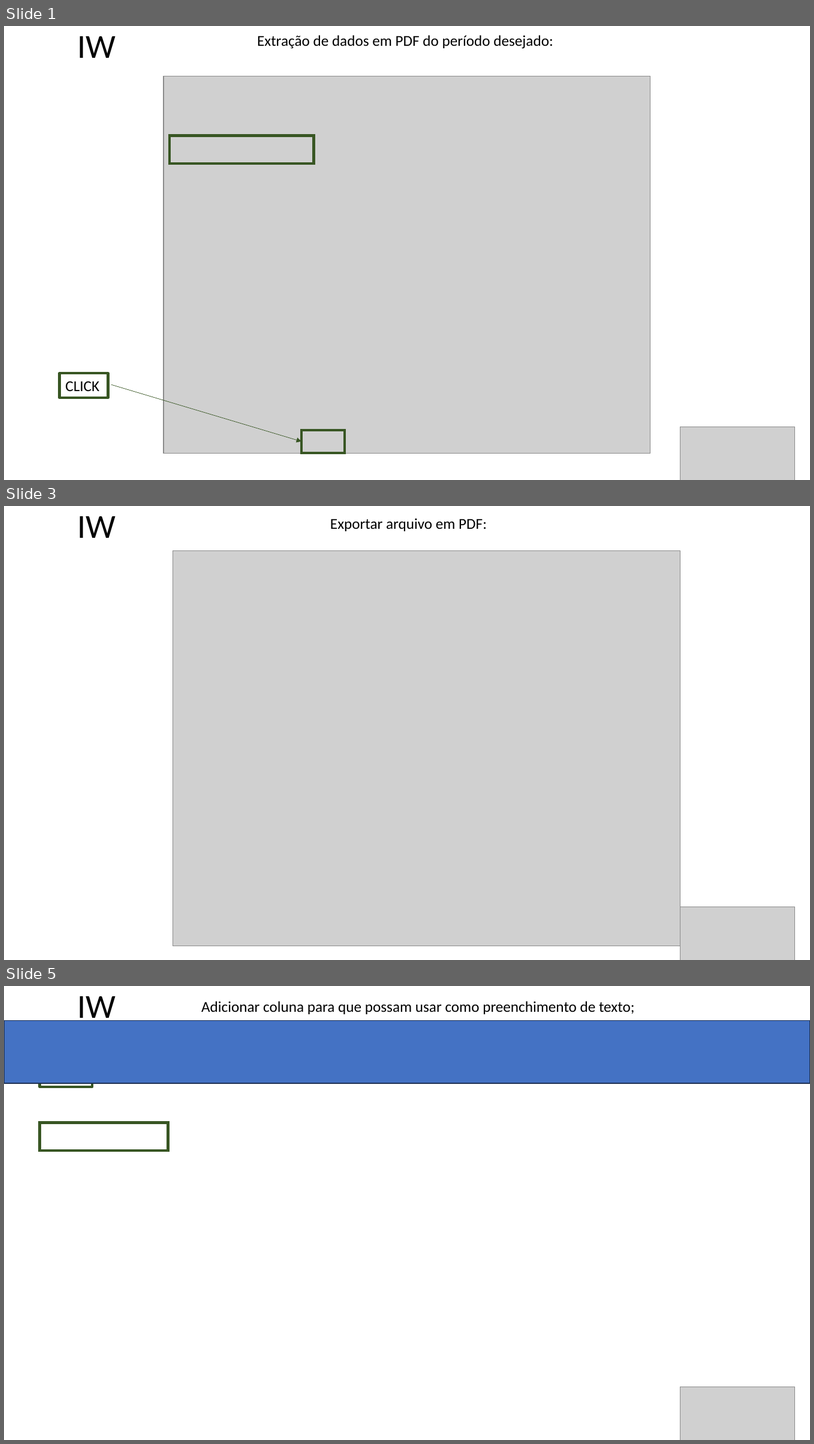
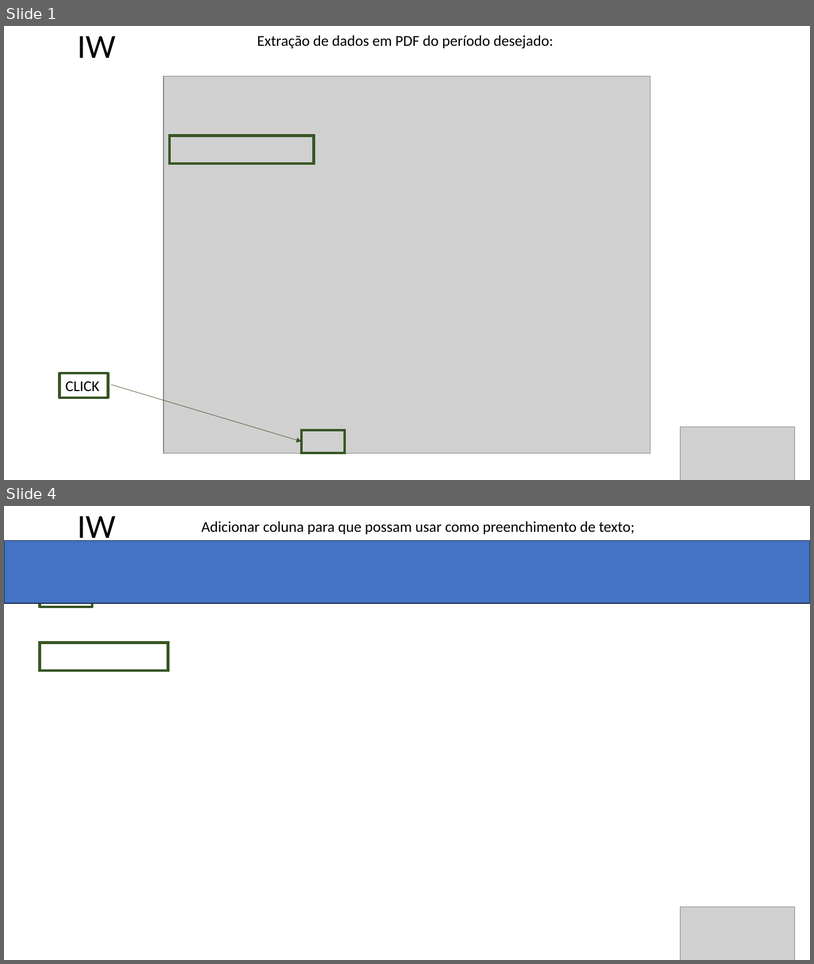
Before and after one commit to PronepPLima/ROBO-Fechamento_Suprimentos, a slide deck: log.pptx. Shown one above the other, each under a label of ours: slides 1, 3 and 5 before the commit, slides 1 and 4 after it; the slides between them are not shown. The pictures are 814x1444 and 814x964 pixels, drawn with LibreOffice and Linux fonts; fonts in the diff are those of the drawing; grey boxes stand for pictures; background and template pictures are left out. Boxes give left, top, right and bottom in pixels: in the first picture for what was removed or moved away, otherwise in the second. Text is boxed around its words. In the diff, an @@ line names an element or a change of style, - is before the commit and + after.

```diff
--- a/log.pptx
+++ b/log.pptx
@@ slide 3 removed at [4,506,810,960], background picture (left out) @@
@@ subtitle removed at [78,516,116,538] @@
-IW
@@ text removed at [330,518,487,531] @@
-Exportar arquivo em PDF:
@@ picture removed at [173,551,681,946] @@
@@ picture removed at [681,906,795,960] @@
@@ what was slide 5 is now slide 4 @@
```
Also in this commit, not shown: 1 slide changed, 1 slide added, 1 other slide removed, 4 other files.
